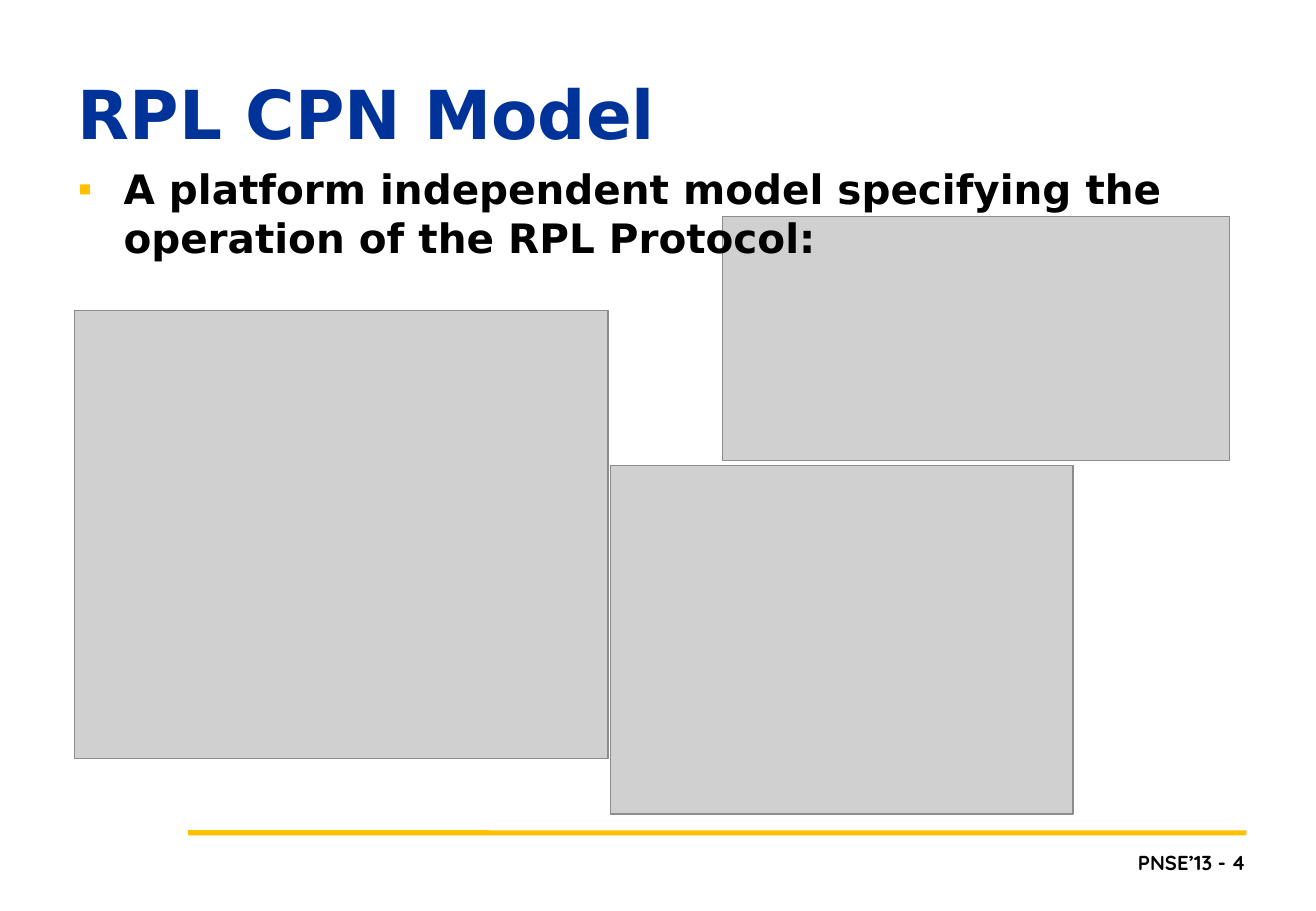
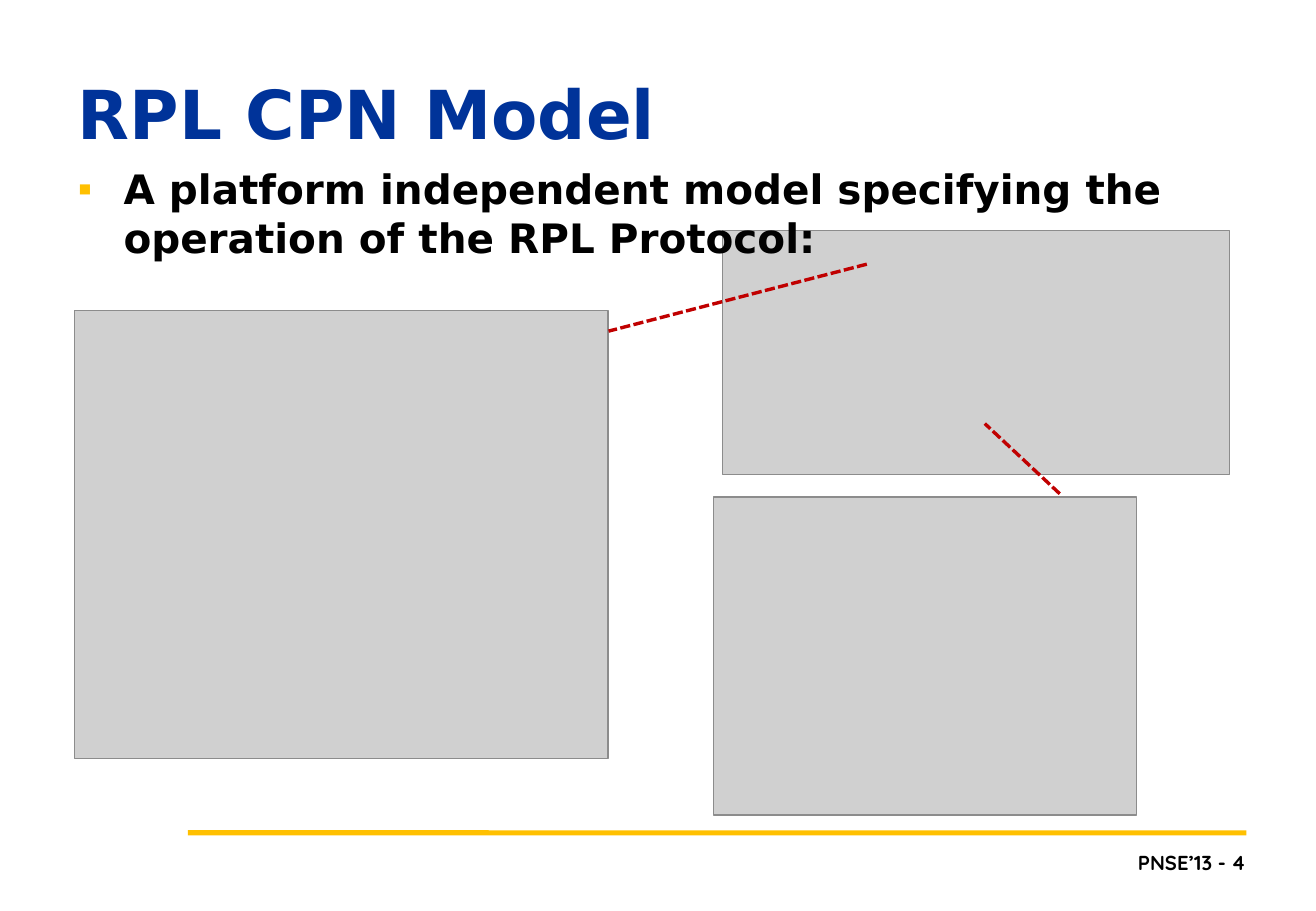
Before and after one commit to lmkr/pnse13roll, a slide deck: slide 4 of LMKPNSE2013.pptx. Drawn at 1316x911 pixels with LibreOffice and Linux fonts; fonts in the diff are those of the drawing; grey boxes stand for pictures; background and template pictures are left out. Boxes give left, top, right and bottom in pixels: in the first picture for what was removed or moved away, otherwise in the second. Text is boxed around its words. In the diff, an @@ line names an element or a change of style, - is before the commit and + after.

```diff
--- a/LMKPNSE2013.pptx
+++ b/LMKPNSE2013.pptx
@@ picture: place and size @@
-picture at <box>723,216,1230,461</box>
+picture at <box>723,231,1230,475</box>
@@ line added from (868, 265) to (609, 332), #C00000 2 pt dashed @@
@@ line added from (1060, 493) to (985, 424), #C00000 2 pt dashed @@
@@ picture: place and size @@
-picture at <box>610,465,1073,814</box>
+picture at <box>715,497,1137,815</box>
```
Also in this commit, not shown: 11 other slides changed, 2 other files.
